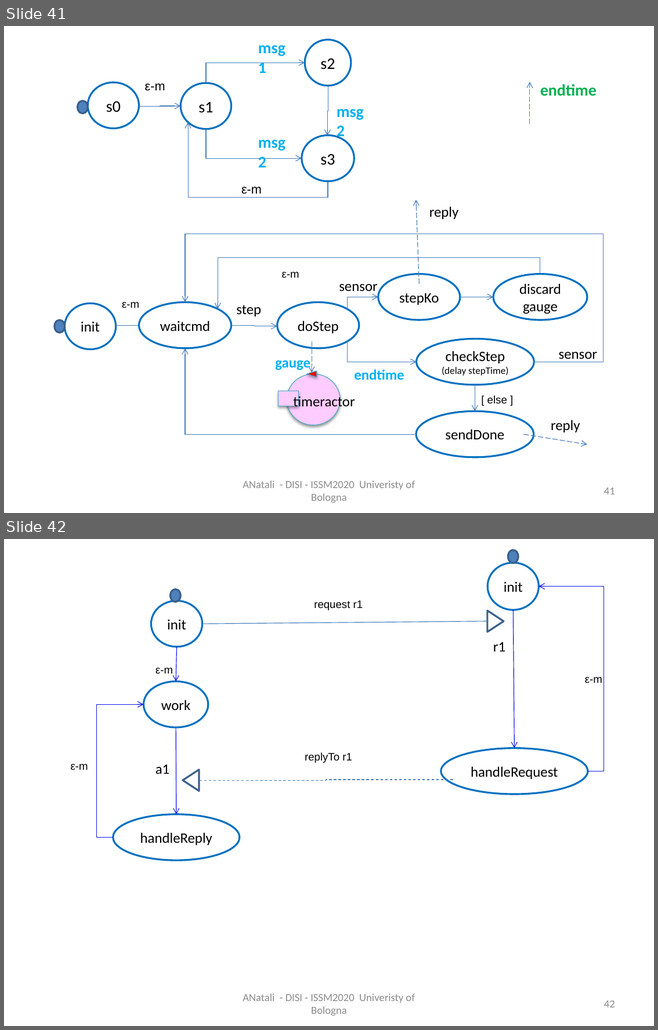
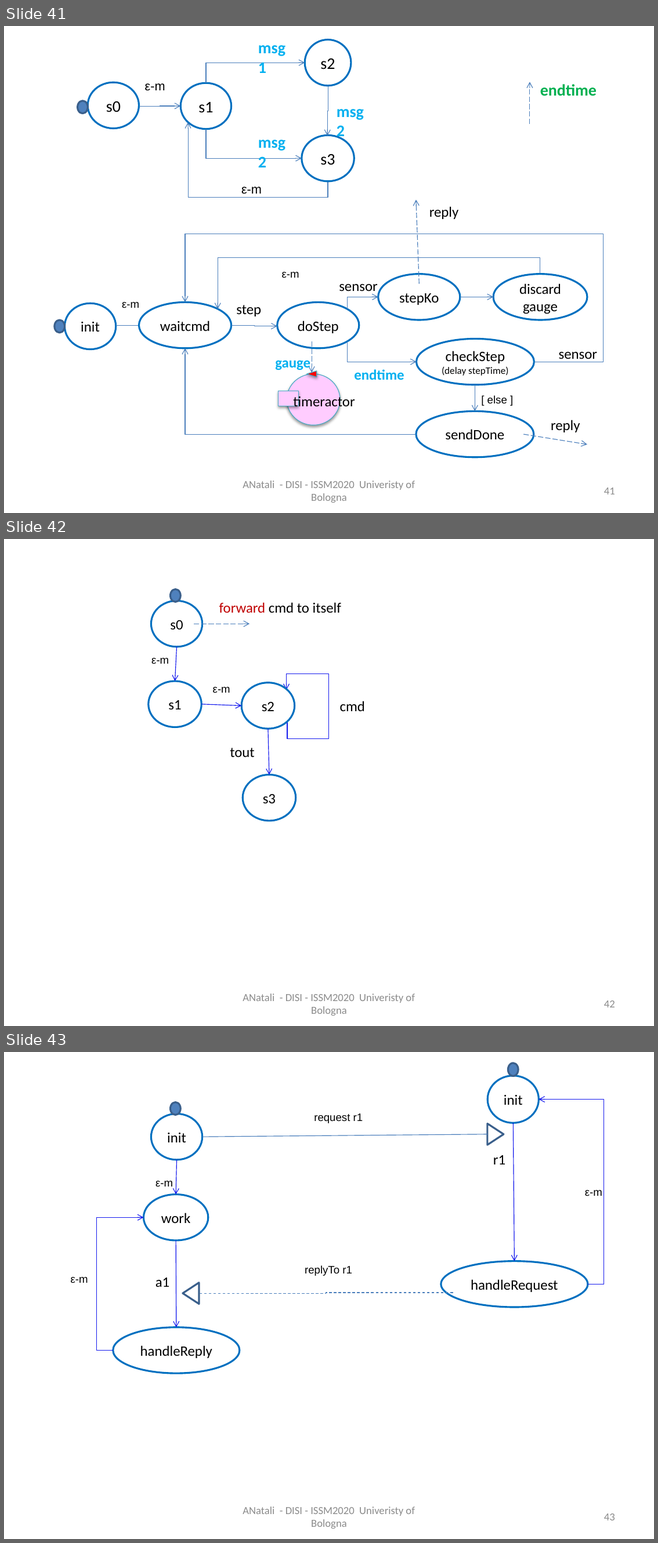
Before and after one commit to anatali/iss2020LabBo, a slide deck: it.unibo.issLabStart/userDocs/ISSM2020.pptx. Shown one above the other, each under a label of ours: slides 41 and 42 before the commit, slides 41, 42 and 43 after it. The pictures are 658x1030 and 658x1543 pixels, drawn with LibreOffice and Linux fonts; fonts in the diff are those of the drawing. Boxes give left, top, right and bottom in pixels: in the first picture for what was removed or moved away, otherwise in the second. Text is boxed around its words. In the diff, an @@ line names an element or a change of style, - is before the commit and + after.

```diff
--- a/it.unibo.issLabStart/userDocs/ISSM2020.pptx
+++ b/it.unibo.issLabStart/userDocs/ISSM2020.pptx
@@ slide 42 added at bbox=[4, 539, 654, 1026], background #FFFFFF @@
@@ ellipse added at bbox=[170, 589, 181, 602], fill #4F81BD, outline #3A5F8C 2 pt @@
@@ ellipse added at bbox=[151, 600, 202, 647], fill #FFFFFF, outline #0070C0 2 pt, 16 pt, text #000000 @@
+s0
@@ text added at bbox=[219, 602, 341, 613], 16 pt, text #000000 @@
+forward cmd to itself
@@ arrow added from (194, 624) to (249, 624), #4B7EBC 0.75 pt dashed @@
@@ text added at bbox=[151, 658, 169, 664], 12 pt, text #000000 @@
+ε-m
@@ arrow added from (177, 647) to (175, 681), #1318ED 0.75 pt @@
@@ elbow arrow added from (287, 722) to (286, 690), #1318ED 0.75 pt @@
@@ ellipse added at bbox=[148, 681, 201, 727], fill #FFFFFF, outline #0070C0 2 pt, 16 pt, text #000000 @@
+s1
@@ text added at bbox=[213, 687, 230, 693], 12 pt, text #000000 @@
+ε-m
@@ ellipse added at bbox=[241, 683, 295, 729], fill #FFFFFF, outline #0070C0 2 pt, 16 pt, text #000000 @@
+s2
@@ arrow added from (201, 704) to (241, 706), #1318ED 0.75 pt @@
@@ text added at bbox=[340, 701, 365, 711], 16 pt, text #000000 @@
+cmd
@@ arrow added from (268, 729) to (269, 775), #1318ED 0.75 pt @@
@@ text added at bbox=[230, 748, 254, 758], 16 pt, text #000000 @@
+tout
@@ ellipse added at bbox=[242, 775, 296, 821], fill #FFFFFF, outline #0070C0 2 pt, 16 pt, text #000000 @@
+s3
@@ text added at bbox=[242, 994, 415, 1016], 12 pt, text #8C8C8C @@
+ANatali - DISI - ISSM2020 Univeristy of Bologna
@@ page number added at bbox=[604, 1001, 615, 1008], 12 pt, text #8C8C8C @@
+42
@@ what was slide 42 is now slide 43 @@
@@ page number at bbox=[604, 1514, 615, 1521]: text changed @@
-42
+43
```
Also in this commit, not shown: 4 slides changed, 49 other files.
